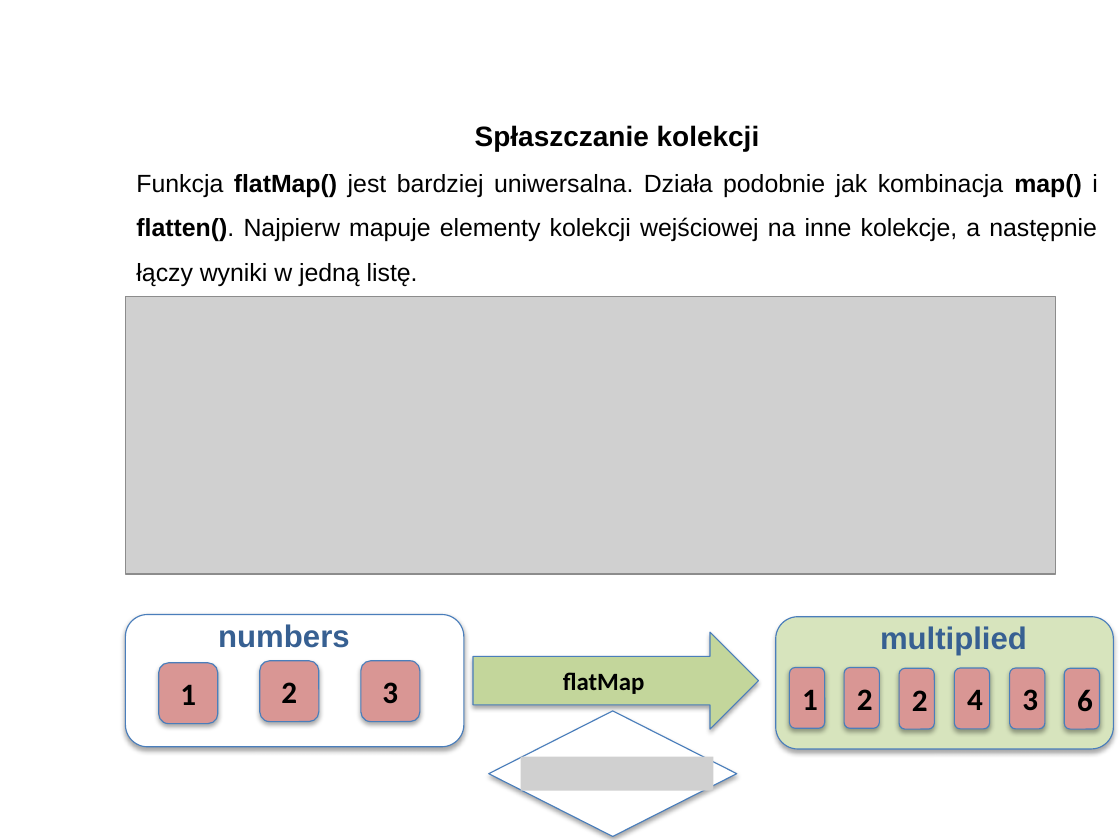
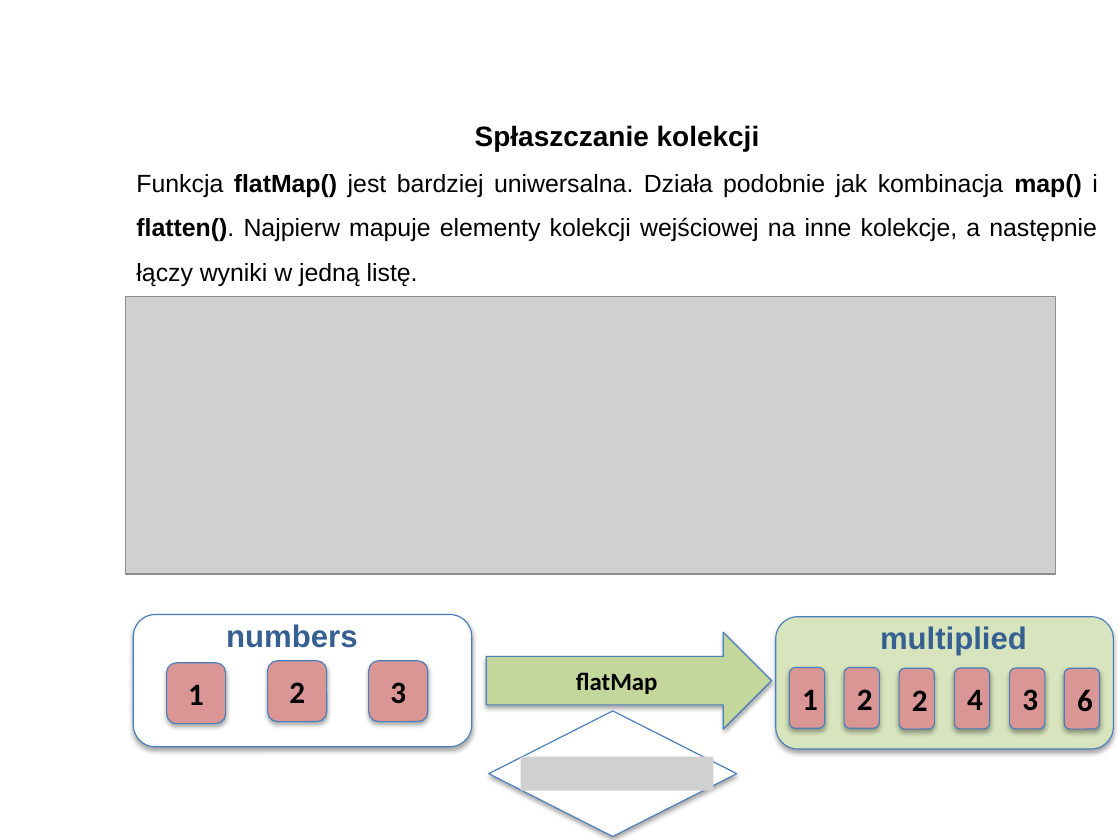
Before and after one commit to RafLew84/ProgUM, a slide deck: slide 29 of PUM1/Wyk/Wyklad4.pptx. Drawn at 1120x840 pixels with LibreOffice and Linux fonts; fonts in the diff are those of the drawing; grey boxes stand for pictures; background and template pictures are left out. Boxes give left, top, right and bottom in pixels: in the first picture for what was removed or moved away, otherwise in the second. Text is boxed around its words. In the diff, an @@ line names an element or a change of style, - is before the commit and + after.

```diff
--- a/PUM1/Wyk/Wyklad4.pptx
+++ b/PUM1/Wyk/Wyklad4.pptx
@@ 3 rounded rectangles, 1 text: place and size @@
-3 rounded rectangles, 1 text at (125, 615, 464, 747)
+3 rounded rectangles, 1 text at (133, 615, 472, 747)
@@ right arrow "flatMap": place and size @@
-right arrow "flatMap" at (473, 632, 758, 729)
+right arrow "flatMap" at (486, 632, 772, 729)
@@ rounded rectangle "3": place and size @@
-rounded rectangle "3" at (361, 661, 420, 721)
+rounded rectangle "3" at (368, 661, 428, 721)
```
Also in this commit, not shown: 3 other slides changed.
